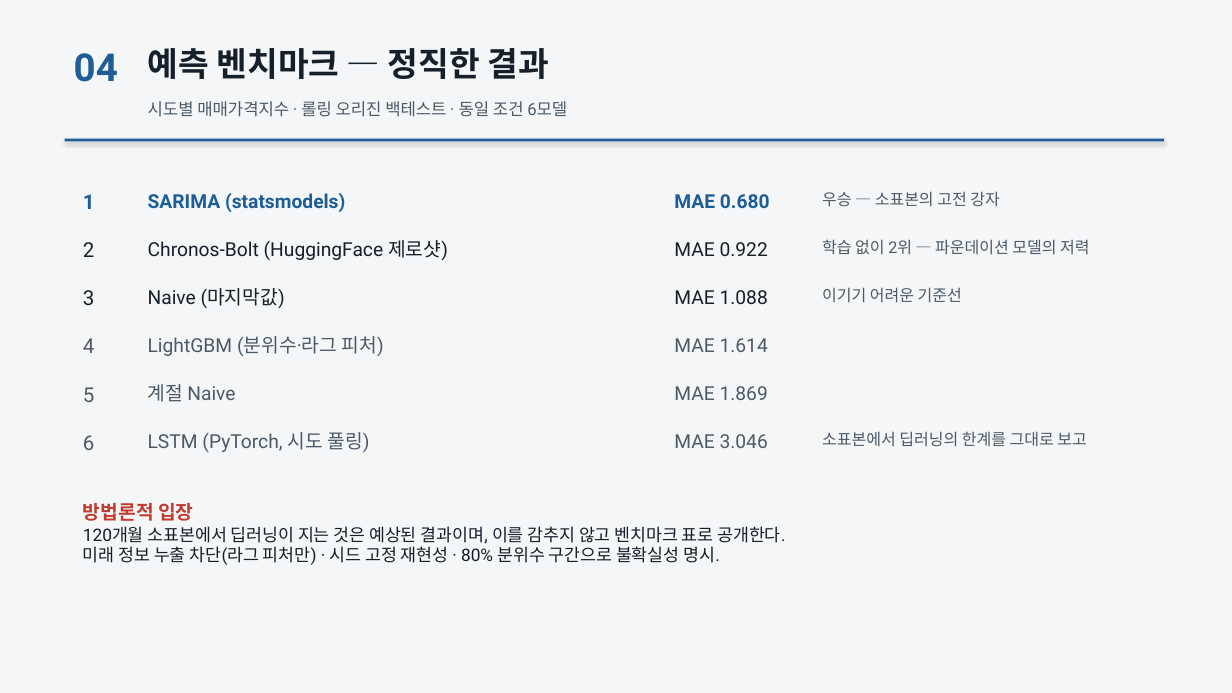
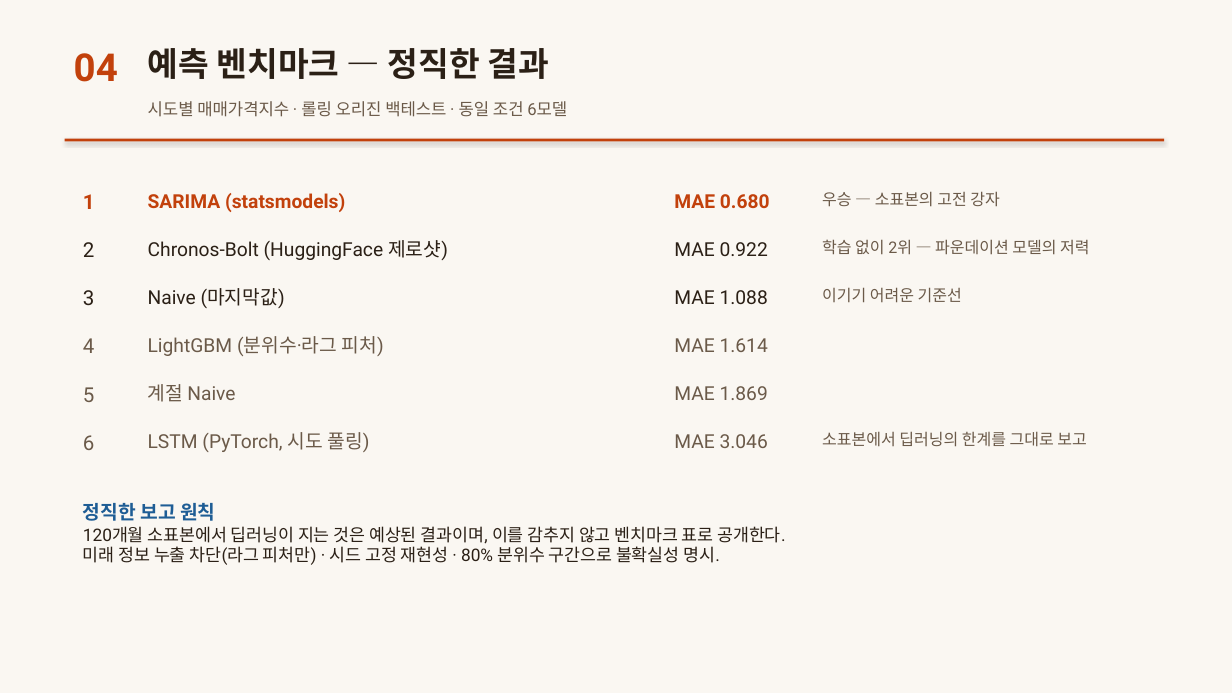
Before and after one commit to yooooonjae/suji, a slide deck: slide 5 of 포트폴리오/수지_부동산수지분석_포트폴리오.pptx. Drawn at 1232x693 pixels with LibreOffice and Linux fonts; fonts in the diff are those of the drawing. Boxes give left, top, right and bottom in pixels: in the first picture for what was removed or moved away, otherwise in the second. Text is boxed around its words. In the diff, an @@ line names an element or a change of style, - is before the commit and + after.

Commit message:
docs: 포트폴리오 PPT v2 — 주황 브랜드·162테스트·14종·수익형·검증체계·서울25구 반영

```diff
--- a/포트폴리오/수지_부동산수지분석_포트폴리오.pptx
+++ b/포트폴리오/수지_부동산수지분석_포트폴리오.pptx
@@ background #F4F6F8 to #FAF7F2 @@
@@ rectangle at box(65, 139, 1165, 141): fill #1E5D95 to #C2410C @@
@@ text colour #1E5D95 to #C2410C in 4 elements at box(74, 53, 118, 82), box(83, 194, 95, 209), box(148, 193, 345, 212), box(674, 194, 770, 208) @@
@@ text colour #16202B to #2B2016 in 7 elements at box(148, 48, 549, 79), box(83, 242, 95, 257), box(148, 240, 448, 260), box(674, 242, 768, 256), box(83, 290, 95, 306), box(148, 288, 285, 308), box(674, 290, 768, 304) @@
@@ text colour #4C5A68 to #6B5A49 in 14 elements at box(148, 101, 567, 117), box(822, 191, 999, 207), box(822, 239, 1089, 255), box(822, 287, 962, 303), box(83, 338, 95, 353), box(148, 336, 384, 356), box(674, 338, 768, 352), box(83, 387, 95, 402), box(148, 384, 235, 402), box(674, 386, 768, 400), box(83, 435, 95, 450), box(148, 432, 369, 452), box(674, 434, 768, 448), box(822, 431, 1086, 447) @@
@@ text at box(83, 503, 215, 521): text changed; text colour #C23B2E to #1E5D95 @@
-방법론적 입장
+정직한 보고 원칙
@@ text at box(83, 526, 785, 565): text colour #16202B to #2B2016 @@
```
Also in this commit, not shown: 8 other slides changed, 6 other files.
